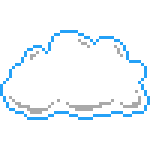
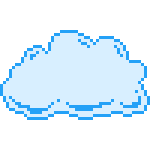
Comparing the layer stacks of the two 150px x 150px images. Changes:
added group "$FRAMES" with 5 layers above "Color Fill 1" over left=3, top=33, right=147, bottom=117
renamed "cloud1" to "1", moved it into group "$FRAMES", painted on it over left=3, top=33, right=147, bottom=117
